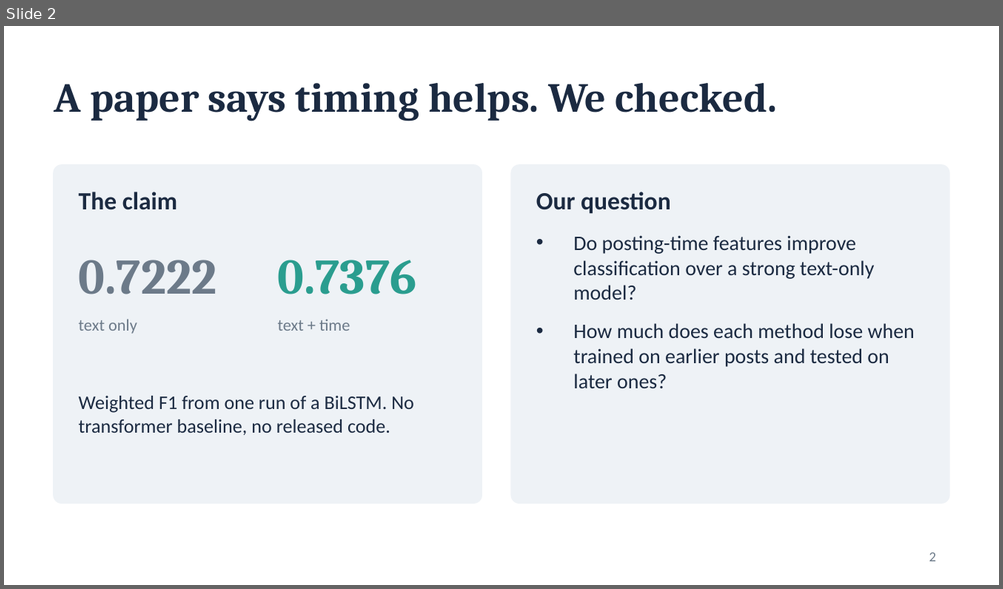
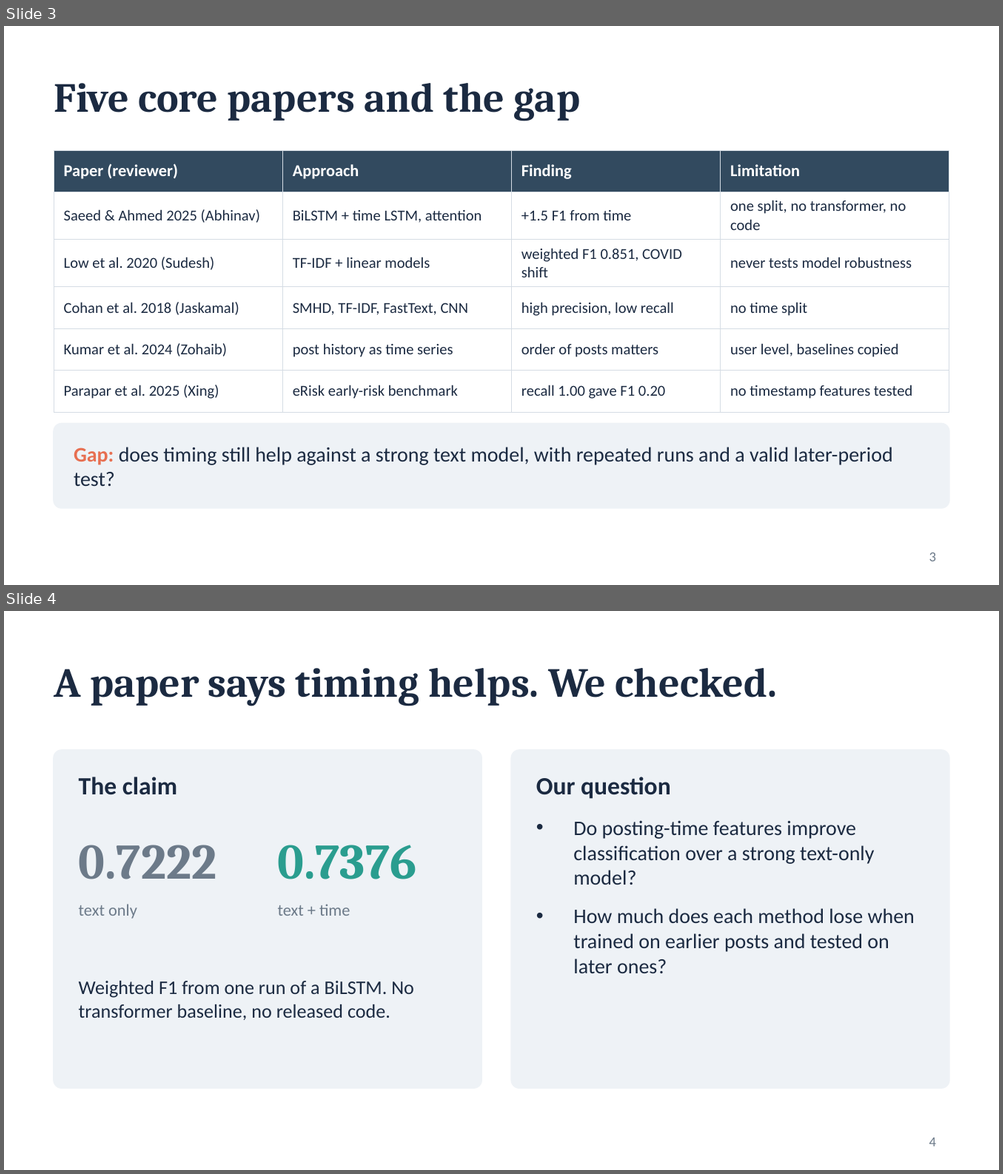
Before and after one commit to Abhinavxox/reddit-mental-health-timing, a slide deck: slides/Phase1_Timing_Matters.pptx. Shown one above the other, each under a label of ours: slide 2 before the commit, slides 3 and 4 after it. The pictures are 1003x589 and 1003x1174 pixels, drawn with LibreOffice and Linux fonts; fonts in the diff are those of the drawing. Boxes give left, top, right and bottom in pixels: in the first picture for what was removed or moved away, otherwise in the second. Text is boxed around its words. In the diff, an @@ line names an element or a change of style, - is before the commit and + after.

```diff
--- a/slides/Phase1_Timing_Matters.pptx
+++ b/slides/Phase1_Timing_Matters.pptx
@@ slide 3 added at bbox=[4, 26, 999, 585], background #FFFFFF @@
@@ title added at bbox=[54, 83, 580, 121], 30 pt, text #1B2A41, bold @@
+Five core papers and the gap
@@ table added at bbox=[54, 150, 949, 402], 6 rows, 4 columns @@
+Paper (reviewer) | Approach | Finding | Limitation
+Saeed & Ahmed 2025 (Abhinav) | BiLSTM + time LSTM, attention | +1.5 F1 from time | one split, no transformer, no code
+Low et al. 2020 (Sudesh) | TF-IDF + linear models | weighted F1 0.851, COVID shift | never tests model robustness
+Cohan et al. 2018 (Jaskamal) | SMHD, TF-IDF, FastText, CNN | high precision, low recall | no time split
+Kumar et al. 2024 (Zohaib) | post history as time series | order of posts matters | user level, baselines copied
+Parapar et al. 2025 (Xing) | eRisk early-risk benchmark | recall 1.00 gave F1 0.20 | no timestamp features tested
@@ rounded rectangle added at bbox=[54, 424, 949, 508], fill #EEF2F6, outline #EEF2F6 1 pt @@
@@ text added at bbox=[74, 447, 893, 486], 15 pt, text #1B2A41 @@
+Gap: does timing still help against a strong text model, with repeated runs and a valid later-period test?
@@ page number added at bbox=[929, 553, 936, 562], 10 pt, text #6C7A89 @@
+3
@@ what was slide 2 is now slide 4 @@
@@ page number at bbox=[929, 1138, 936, 1147]: text changed @@
-2
+4
```
Also in this commit, not shown: 3 slides changed, 6 other slides added, 6 other files.
